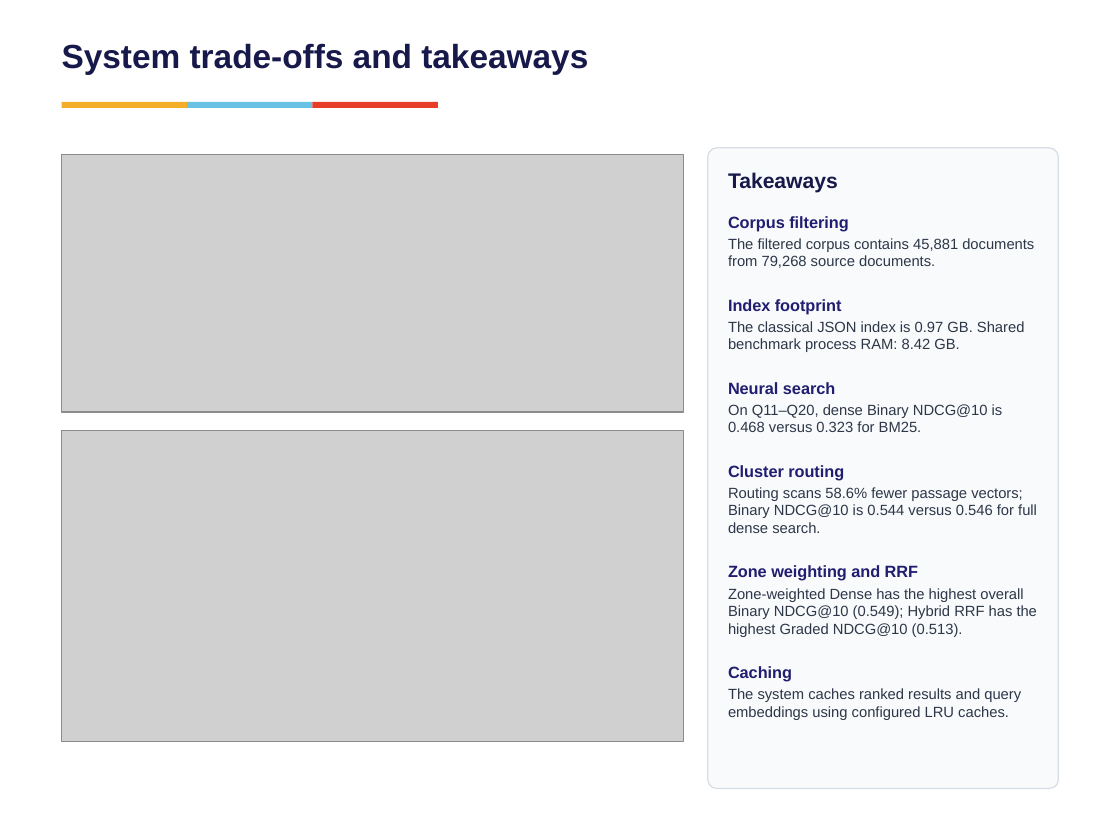
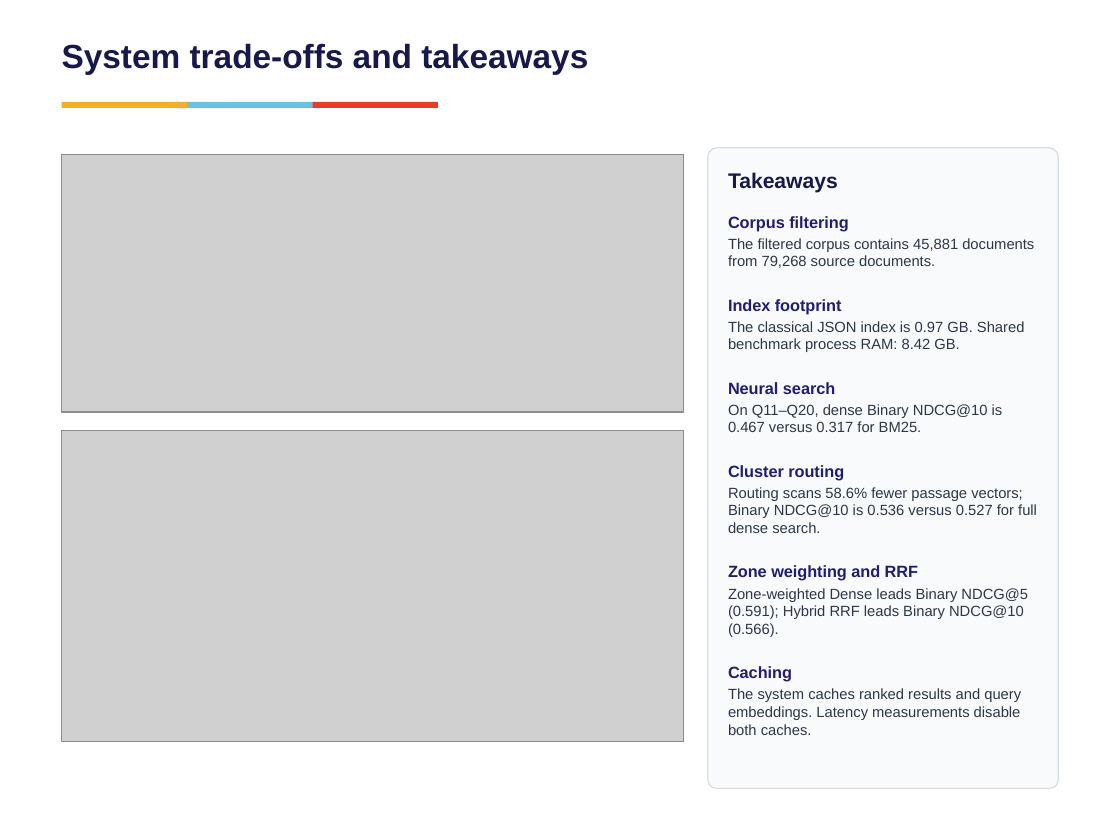
Before and after one commit to vishrutbhushan/ir-benchmark, a slide deck: slide 16 of presentation/Group7_BM25 vs Neural Retrieval on Technical Documents.pptx (slide 18 before the commit). Drawn at 1120x840 pixels with LibreOffice and Linux fonts; fonts in the diff are those of the drawing; grey boxes stand for pictures. Boxes give left, top, right and bottom in pixels: in the first picture for what was removed or moved away, otherwise in the second. Text is boxed around its words. In the diff, an @@ line names an element or a change of style, - is before the commit and + after.

Commit message:
Update presentation and preserve latest strict evaluation results
Add search UI cache control and disable query-vector cache when requested. Include strict judgments, latest BM25F and hybrid rankings, metrics, latency samples, and presentation charts.

```diff
--- a/presentation/Group7_BM25 vs Neural Retrieval on Technical Documents.pptx
+++ b/presentation/Group7_BM25 vs Neural Retrieval on Technical Documents.pptx
@@ text at bbox=[728, 404, 1003, 432]: text changed @@
-On Q11–Q20, dense Binary NDCG@10 is 0.468 versus 0.323 for BM25.
+On Q11–Q20, dense Binary NDCG@10 is 0.467 versus 0.317 for BM25.
@@ text at bbox=[728, 487, 1037, 533]: text changed @@
-Routing scans 58.6% fewer passage vectors; Binary NDCG@10 is 0.544 versus 0.546 for full dense search.
+Routing scans 58.6% fewer passage vectors; Binary NDCG@10 is 0.536 versus 0.527 for full dense search.
@@ text at bbox=[728, 588, 1028, 637]: text changed @@
-Zone-weighted Dense has the highest overall Binary NDCG@10 (0.549); Hybrid RRF has the highest Graded NDCG@10 (0.513).
+Zone-weighted Dense leads Binary NDCG@5 (0.591); Hybrid RRF leads Binary NDCG@10 (0.566).
@@ text at bbox=[728, 688, 1021, 735]: text changed @@
-The system caches ranked results and query embeddings using configured LRU caches.
+The system caches ranked results and query embeddings. Latency measurements disable both caches.
```
Also in this commit, not shown: 14 other slides changed, 1 slide removed, 23 other files.
